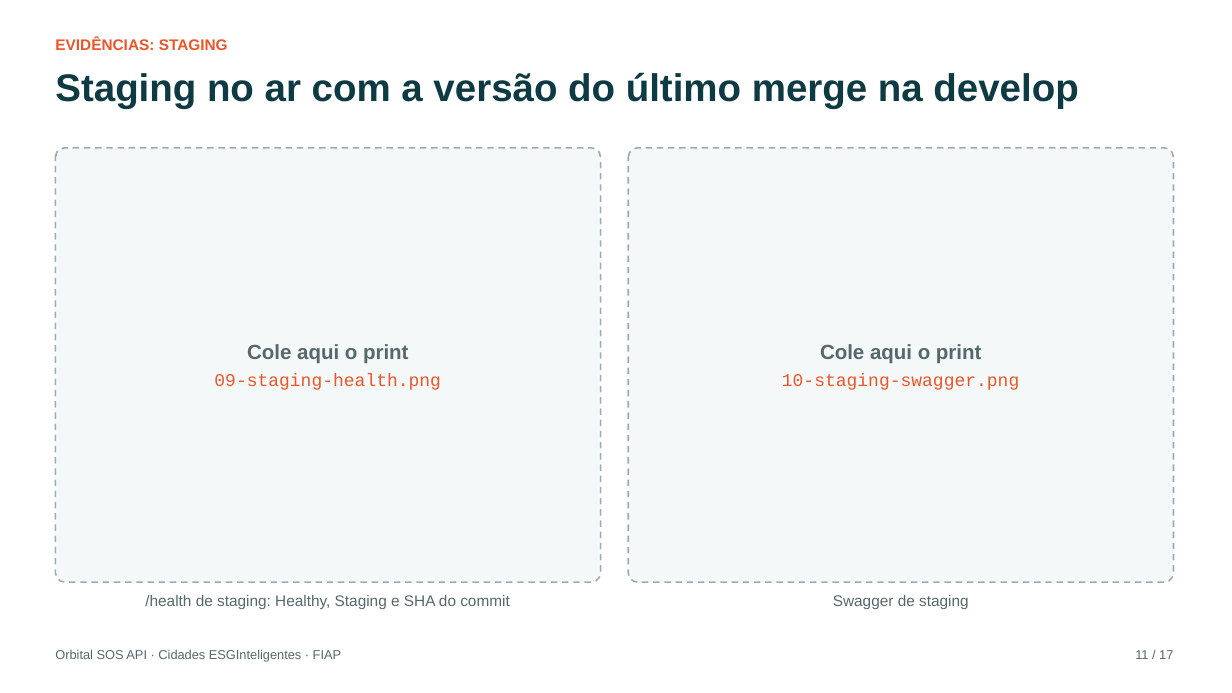
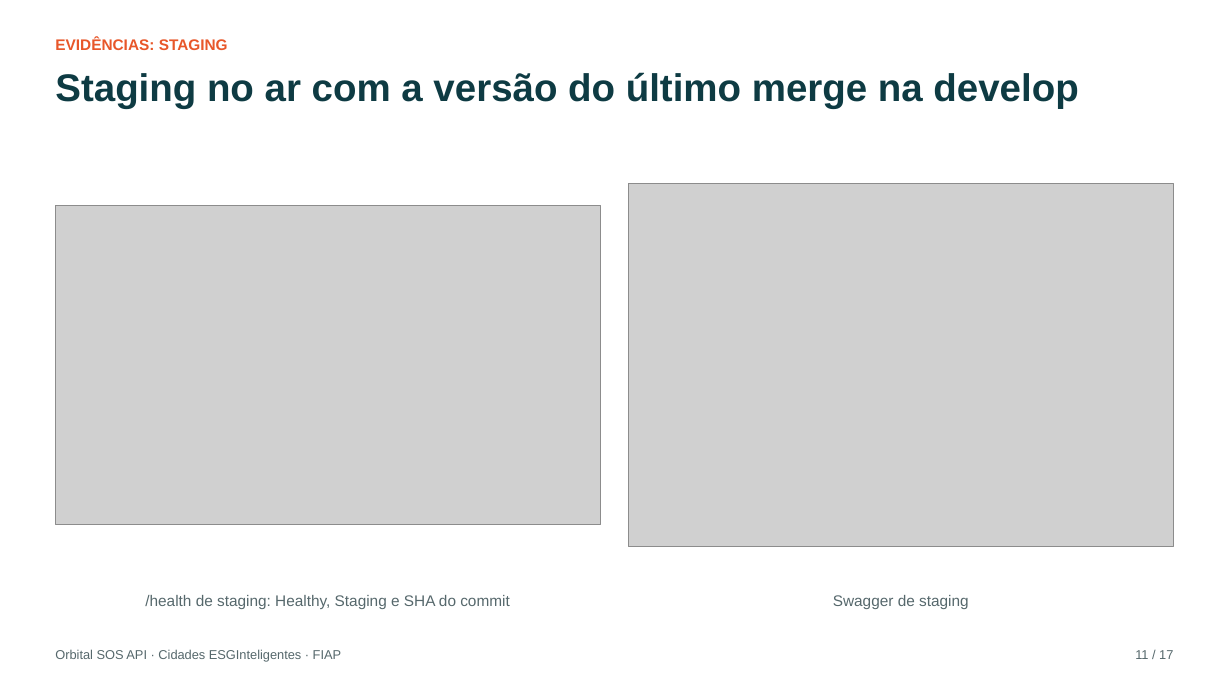
Before and after one commit to vsilva1997/orbital-sos-api, a slide deck: slide 11 of docs/Documentacao_DevOps.pptx. Drawn at 1232x693 pixels with LibreOffice and Linux fonts; fonts in the diff are those of the drawing; grey boxes stand for pictures. Boxes give left, top, right and bottom in pixels: in the first picture for what was removed or moved away, otherwise in the second. Text is boxed around its words. In the diff, an @@ line names an element or a change of style, - is before the commit and + after.

```diff
--- a/docs/Documentacao_DevOps.pptx
+++ b/docs/Documentacao_DevOps.pptx
@@ rounded rectangle removed at bbox=[55, 148, 601, 582] @@
-Cole aqui o print
-09-staging-health.png
@@ rounded rectangle removed at bbox=[628, 148, 1174, 582] @@
-Cole aqui o print
-10-staging-swagger.png
@@ picture added at bbox=[55, 205, 601, 525] @@
@@ picture added at bbox=[628, 183, 1174, 547] @@
```
Also in this commit, not shown: 6 other slides changed, 10 other files.
